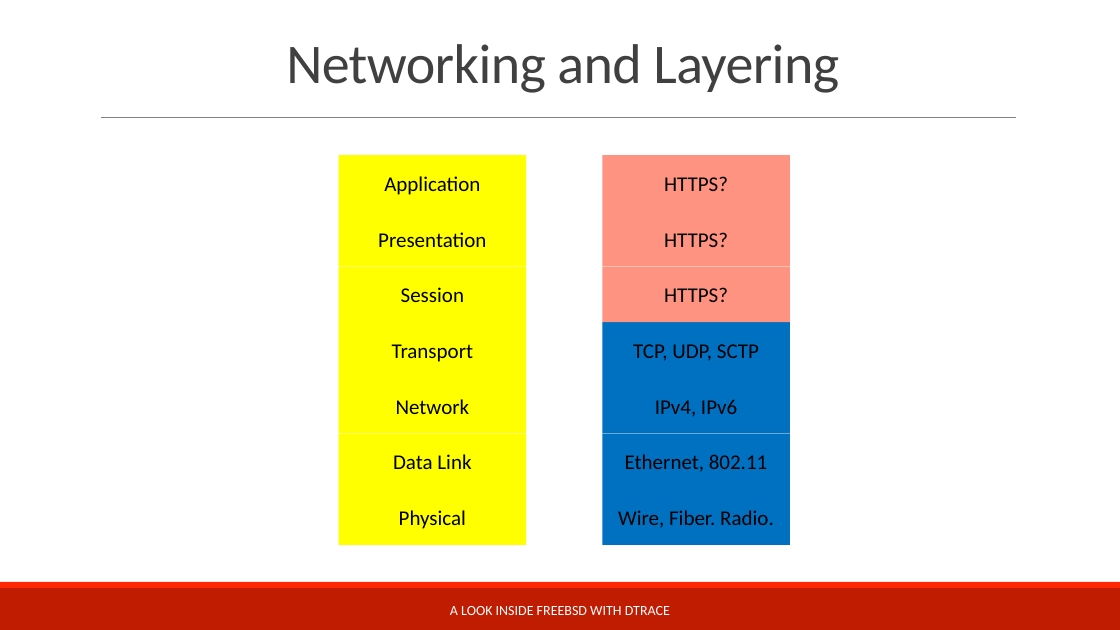
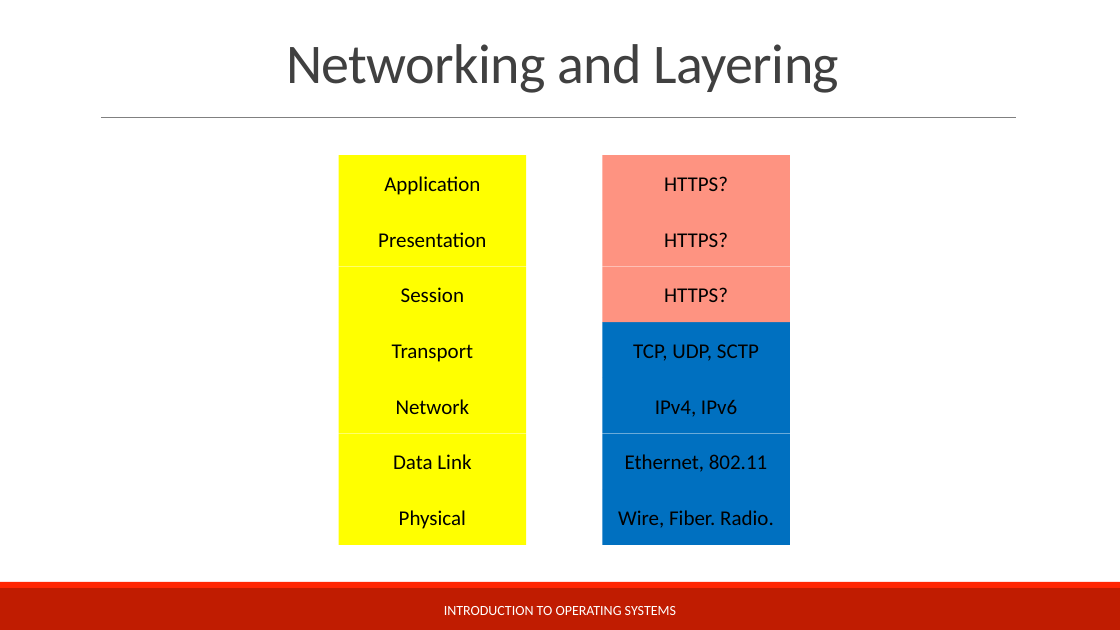
Before and after one commit to teachbsd/course, a slide deck: slide 20 of undergraduate/lectures/communication.pptx (slide 22 before the commit). Drawn at 1120x630 pixels with LibreOffice and Linux fonts; fonts in the diff are those of the drawing; background and template pictures are left out. Boxes give left, top, right and bottom in pixels: in the first picture for what was removed or moved away, otherwise in the second. Text is boxed around its words. In the diff, an @@ line names an element or a change of style, - is before the commit and + after.

```diff
--- a/undergraduate/lectures/communication.pptx
+++ b/undergraduate/lectures/communication.pptx
@@ text at [444, 606, 676, 615]: text changed @@
-A LOOK INSIDE FREEBSD WITH DTRACE
+INTRODUCTION TO OPERATING SYSTEMS
```
Also in this commit, not shown: 20 other slides changed, 8 slides added, 13 slides removed.
